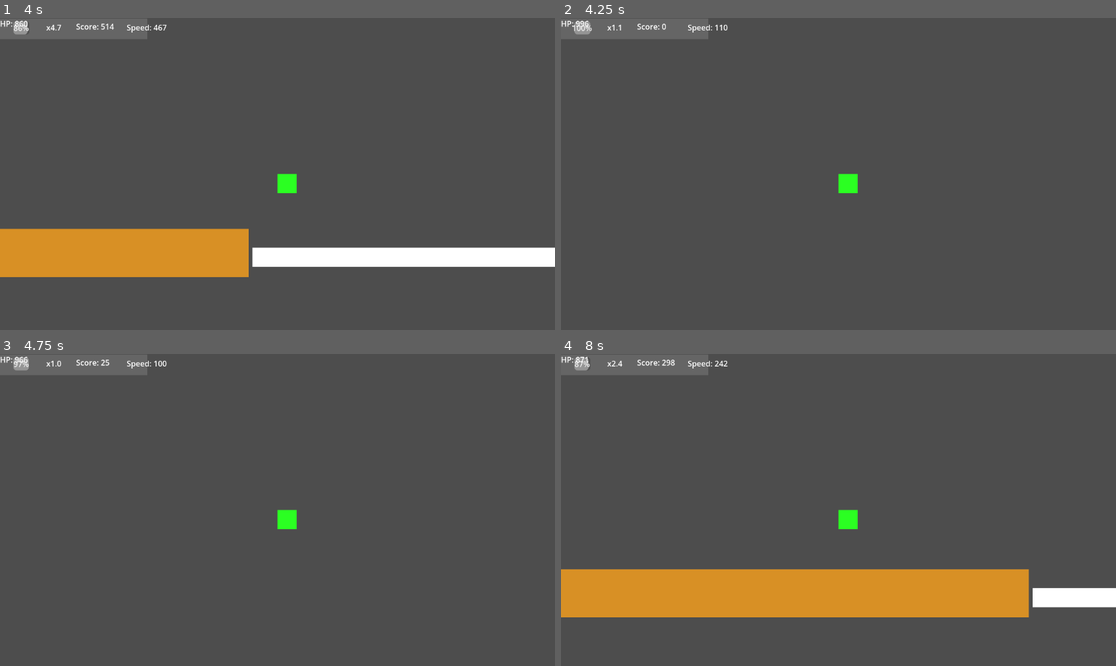
Above: before the commit, frames 1-4 (two rows, left to right).
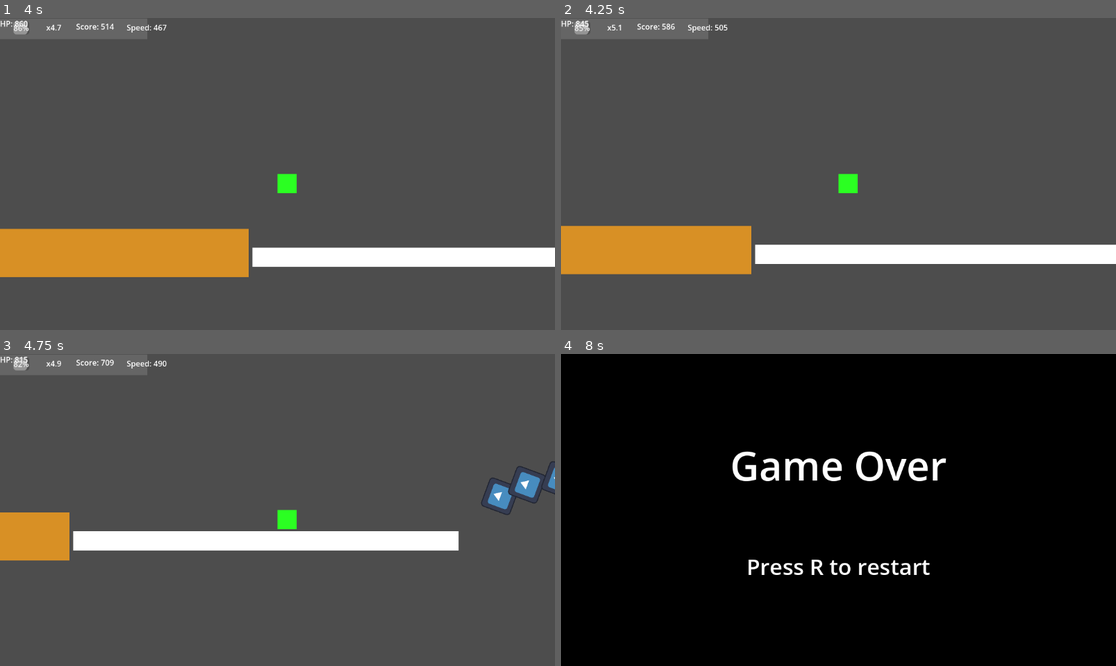
Above: after the commit, the same moments.

Repository: maikzero/csgy-gd-5
Game: Godot game, scene res://scenes/main/Main.tscn
The game is run twice, just before and just after one commit, with the same random seed, the same clock (stepped at 60 frames per second) and the same inputs. The engine's default icon, where the game draws it, is replaced by a stand-in: a white triangle on a blue panel in a dark square.
Inputs:
- Up to frame 1 (4 s): hold D (move_right) 0.53-2.03 s; tap Space (jump) at 0.77, 1.52, 3.02, 3.77 s; hold D (move_right) from 2.78 s (still down)
- Up to frame 2 (4.25 s): keep holding D (move_right); tap R (restart) at 4.15 s
- Up to frame 3 (4.75 s): release D (move_right) at 4.28 s; tap Space (jump) at 4.52 s
- Up to frame 4 (8 s): hold D (move_right) 5.03-5.78 s; tap Space (jump) at 6.02, 6.77, 7.52 s; hold D (move_right) from 7.28 s (still down)

Frame 1 is identical in both runs. In frame 2, 9.5% of the frame differs, in the area x 0-100%, y 0-83%; in frame 3, 7.1%; in frame 4, 100%, in the area x 0-100%, y 0-100%.

Commit message:
added fall death detection

Diff:
--- /dev/null
+++ b/scenes/ui/game_over.gd
@@ -0,0 +1,5 @@
+extends Control
+
+func _unhandled_input(event: InputEvent):
+	if event.is_action_pressed("restart"):
+		get_tree().change_scene_to_file("res://scenes/main/Main.tscn")
--- a/scenes/ui/game_over.tscn
+++ b/scenes/ui/game_over.tscn
@@ -1,4 +1,6 @@
 [gd_scene format=3 uid="uid://b1jo0jiawf4hn"]
+
+[ext_resource type="Script" uid="uid://blwypxljh4vpb" path="res://scenes/ui/game_over.gd" id="1_60xr3"]
 
 [sub_resource type="LabelSettings" id="LabelSettings_gtk8t"]
 font_size = 83
@@ -13,6 +15,7 @@
 anchor_bottom = 1.0
 grow_horizontal = 2
 grow_vertical = 2
+script = ExtResource("1_60xr3")
 
 [node name="ColorRect" type="ColorRect" parent="." unique_id=486563796]
 layout_mode = 1
--- a/scenes/ui/ui.gd
+++ b/scenes/ui/ui.gd
@@ -114,4 +114,4 @@
 	_on_multiplier_changed(3.5)
 
 func show_death_screen():
-	add_child(load("res://scenes/ui/game_over.tscn").instantiate())
+	get_tree().change_scene_to_file("res://scenes/ui/game_over.tscn")
--- a/scripts/managers/GameManager.gd
+++ b/scripts/managers/GameManager.gd
@@ -10,6 +10,7 @@
 var chunks_ahead = 3
 var chunks_behind = 2
 var chunk_width_estimate = 2000
+var death_line
 
 func _ready():
 	# Debug: Check if we found everything
@@ -33,7 +34,8 @@
 	# Generate initial chunks
 	print("Generating initial chunks...")
 	for i in chunks_ahead:
-		generate_chunk()
+		var new_chunk = generate_chunk()
+		death_line = new_chunk.global_position.y + 1500
 
 func _process(delta):
 	if not player or not world or not generator:
@@ -41,19 +43,20 @@
 
 	# Check if we need more chunks
 	var player_x = player.global_position.x
+	var player_y = player.global_position.y
 	var farthest_x = get_farthest_chunk_x()
 
 	# If player is getting close to the end, generate more
 	if player_x > farthest_x - (chunk_width_estimate * 1.5):
 		print("Generating new chunk - player at: ", player_x, ", farthest: ", farthest_x)
-		generate_chunk()
+		var new_chunk = generate_chunk()
+		death_line = max(death_line, new_chunk.global_position.y + 1500)
+
+	if player_y > death_line:
+		player.die()
 
 	# Clean up old chunks
 	cleanup_behind_player(player_x - (chunk_width_estimate * chunks_behind))
-
-func _unhandled_input(event: InputEvent):
-	if event.is_action_pressed("restart"):
-		get_tree().reload_current_scene()
 
 func generate_chunk():
 	if generator and player:
Not shown, added: scenes/ui/game_over.gd.uid
